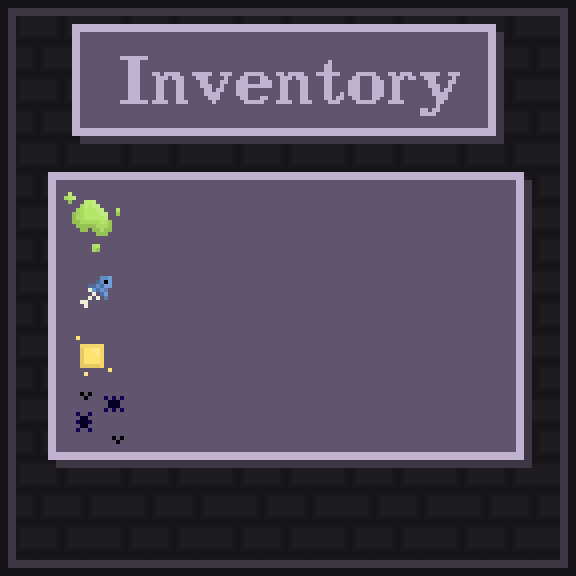
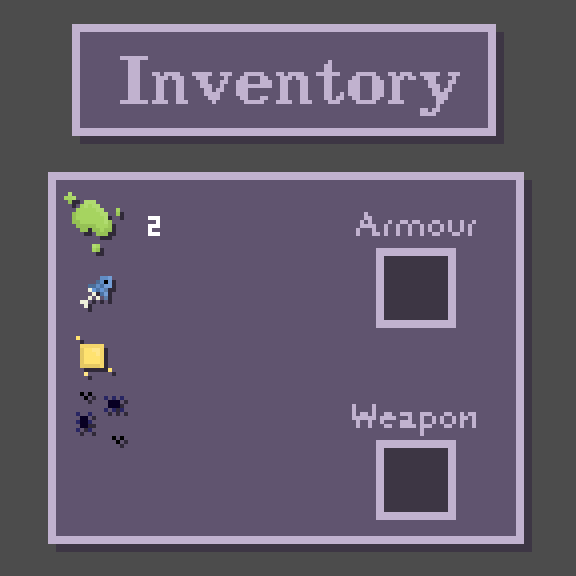
Layers edited between the first and the second 576 x 576 image:
added group "Item Numbers" with 4 layers above "Items" over [148, 216, 160, 236]
added layer "2" in group "Item Numbers" over [148, 216, 160, 236]
added group "Items" with 4 layers above "Armour/Weapons" over [64, 192, 128, 448]
moved "Goo" into group "Items", painted on it over [64, 192, 124, 256]
moved "Crouton" into group "Items", painted on it over [80, 340, 116, 380]
moved "Fish" into group "Items", painted on it over [88, 280, 116, 312]
moved "Bugs" into group "Items", painted on it over [76, 396, 128, 448]
added group "Armour/Weapons" with 4 layers above "Panels" over [352, 212, 476, 520]
added layer "Armour-Text" in group "Armour/Weapons" over [356, 212, 476, 236]
added layer "Armour" in group "Armour/Weapons" over [376, 248, 456, 328]
added layer "Weapon-Text" in group "Armour/Weapons" over [352, 404, 476, 436]
added layer "Weapon" in group "Armour/Weapons" over [376, 440, 456, 520]
added group "Panels" with 2 layers above "DuckSouls" over [48, 24, 532, 552]
renamed "Layer 12" to "InventoryPanel", moved it into group "Panels", painted on it over [48, 172, 532, 552]
removed layer "Layer 13" over [56, 192, 516, 460]
removed layer "Layer 14" over [56, 192, 524, 468]
renamed "Layer 10" to "InventoryTitle", moved it into group "Panels", painted on it over [72, 24, 504, 144]
removed layer "Layer 8" over [72, 24, 504, 144]
renamed "Layer 6" to "Fake Background", hid it over [0, 0, 576, 576]
